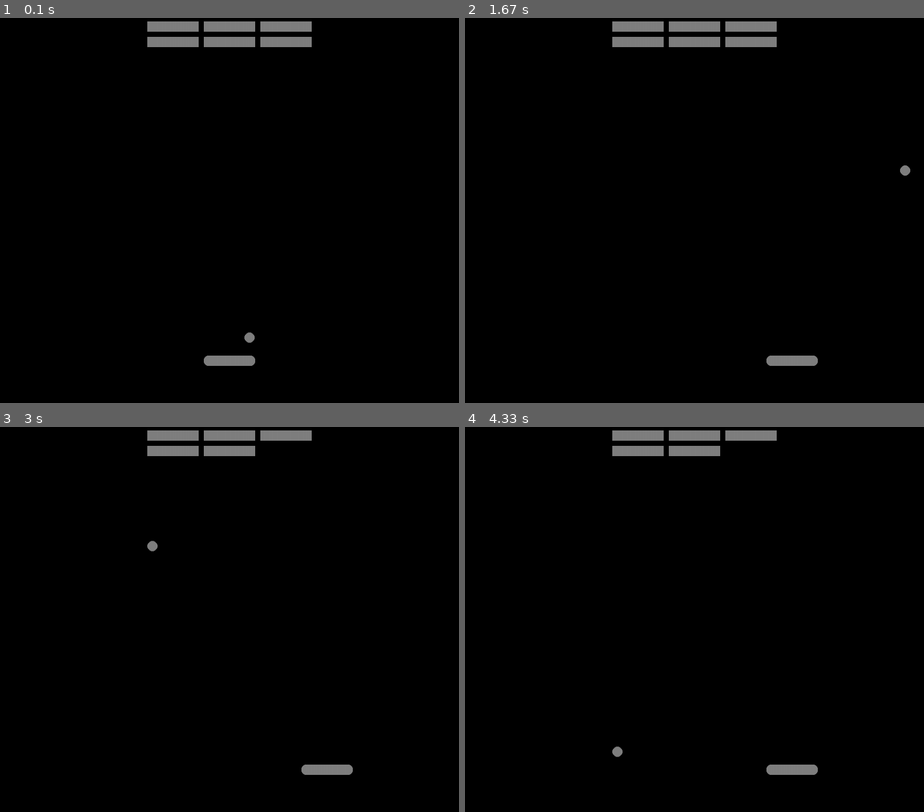
Above: before the commit, frames 1-4 (two rows, left to right).
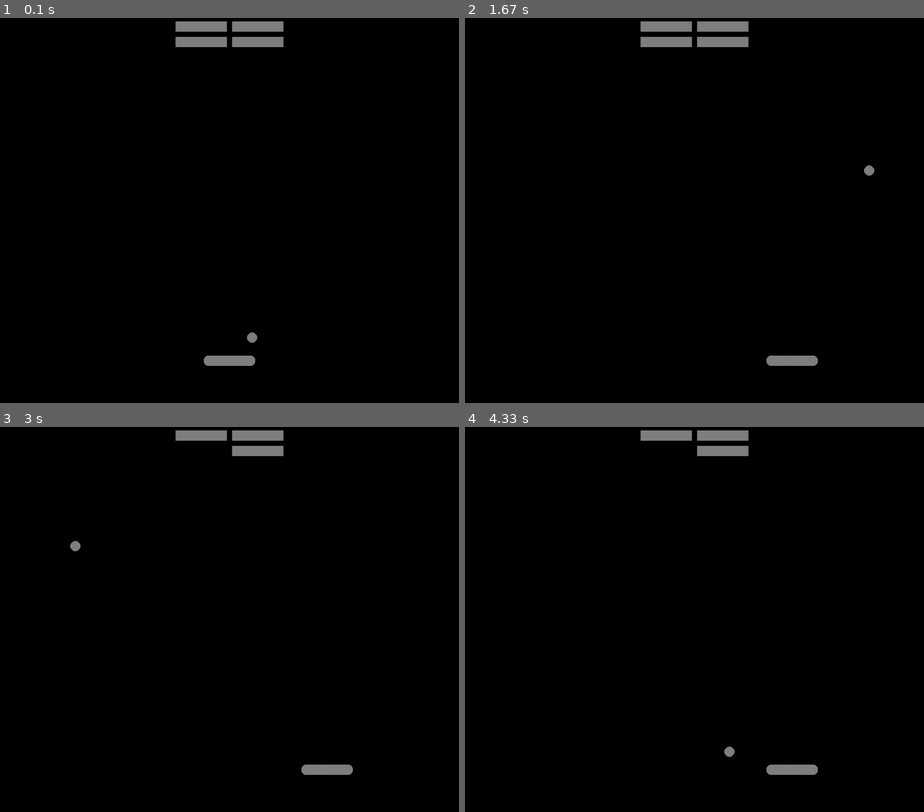
Above: after the commit, the same moments.

Repository: JohnWatersReal/Pygame-Breakout
Game: pygame game, started from Breakout.py
Same seed, same stepped clock (60 frames per second), same inputs: the game is played once before the commit and once after it.
Inputs:
- Up to frame 1 (0.1 s): no input
- Up to frame 2 (1.67 s): hold Esc 0.33-0.8 s; hold Right 0.33-0.8 s; hold Esc 0.83-1.3 s; hold Right from 1.33 s (still down)
- Up to frame 3 (3 s): release Right at 1.8 s; hold Right 1.83-2.3 s; hold Left 2.33-2.87 s; hold Left from 2.9 s (still down)
- Up to frame 4 (4.33 s): release Left at 3.3 s; hold Right 3.33-3.97 s; hold Left from 4 s (still down)

The runs differ from the first frame. In frame 1, 0.9% of the frame differs, in the area x 32-68%, y 0-85%; in frame 2, 0.9%; in frame 3, 1.2%; in frame 4, 1.2%, in the area x 32-68%, y 0-86%.

Commit message:
Began other states and relics

Diff:
--- a/Breakout.py
+++ b/Breakout.py
@@ -39,6 +39,13 @@
 ball_speed_y = 2 * ball_speed_x
 ball_vector = pygame.Vector2(ball_speed_x, ball_speed_y)
 player_width = 100
+relic_width = 20
+relic_height = 20
+
+# Transition states
+GAME_STATE = 0
+PLAY_SCREEN = 0
+RELIC_SCREEN = 1
 
 class Player(pygame.sprite.Sprite):
     def __init__(self, *groups):
@@ -87,6 +94,22 @@
             self.vector.x *= -1
         if (self.rect.y - 10 <= 0):
             self.vector.y *= -1
+
+class Relic(pygame.sprite.Sprite):
+    def __init__(self):
+        super().__init__()
+        self.surf = pygame.Surface((relic_width, relic_height))
+        self.rect = self.surf.get_rect()
+
+    def on_pickup():
+        return
+
+class Lengthen(Relic):
+    def __init__(self):
+        super().__init__()
+        self.name = "Lengthen"
+        self.desc = "Extend the paddle by 15%"
+        self.surf.fill(green)
 
 def spawn(xNumber, yNumber, array):
     for y in range(yNumber):
@@ -105,28 +128,10 @@
                 if event.key == K_ESCAPE:
                     paused = False
 
-# Global variables
-player = Player()
-projectile = Projectile(player)
-enemies = []
-
-# Game loop begin
-while True:
-
-    # Handle events
-    for event in pygame.event.get():
-        if event.type == QUIT:
-            pygame.quit() # close pygame window
-            sys.exit()    # stop the python script
-        elif event.type == KEYDOWN:
-            if event.key == K_ESCAPE:
-                pygame.draw.rect(DISPLAYSURF, white, pause_rect)
-                paused = score_font.render("PAUSED", True, black)
-                rect = paused.get_rect(center=(window_width/2, window_height/2))
-                DISPLAYSURF.blit(paused, rect)
-                pygame.display.update()
-                pause_check(True)
-
+def do_relic_loop():
+    DISPLAYSURF.fill(black)
+
+def do_play_loop():
     # Draw the background
     DISPLAYSURF.fill(black)
 
@@ -144,27 +149,17 @@
             projectile.vector.x *= -1
         else:
             projectile.rect.bottom = player.rect.top
-            # Calculate where on the paddle it hit (as a ratio)
-            hit_pos = (projectile.rect.x - player.x) / (player_width / 2)
+            # Calculate where on the paddle it hit
+            hit_pos = (projectile.rect.x - player.rect.x) / (player_width / 2)
 
             # Clamp between -1 (left) and 1 (right)
             hit_pos = max(-1, min(1, hit_pos))
-
-            # Define bounce angle range (e.g. -60° to 60°)
-            max_angle = 60
-
-            # Convert to radians
+            max_angle = 67
             angle = math.radians(hit_pos * max_angle)
 
-            # Set new vector — speed stays constant
+            # Make vector using the angle
             speed = projectile.vector.length()
             projectile.vector = pygame.Vector2(speed * math.sin(angle), -speed * math.cos(angle))
-
-    # Spawn enemies
-    if not enemies:
-        spawn(3, 2, enemies)
-    for entity in enemies:
-        entity.draw(DISPLAYSURF)
 
     # If projectile hits enemy
     i = projectile.rect.collidelist(enemies)
@@ -189,13 +184,55 @@
 
     i = -1
 
-    # player.rect.centerx = projectile.rect.centerx - uncomment to autoplay
-
-    # Show score
+    # Spawn enemies
+    for entity in enemies:
+        entity.draw(DISPLAYSURF)
+    if not enemies:
+        spawn(3, 2, enemies)
+        return RELIC_SCREEN
+    else:
+        return PLAY_SCREEN
+
+
+# Global variables
+player = Player()
+projectile = Projectile(player)
+enemies = []
+relic = Lengthen()
+
+
+# ===== GAME LOOP BEGIN ===== #
+while True:
+
+    # Handle events
+    for event in pygame.event.get():
+        if event.type == QUIT:
+            pygame.quit() # close pygame window
+            sys.exit()    # stop the python script
+        elif event.type == KEYDOWN:
+            if event.key == K_ESCAPE:
+                pygame.draw.rect(DISPLAYSURF, white, pause_rect)
+                paused = score_font.render("PAUSED", True, black)
+                rect = paused.get_rect(center=(window_width/2, window_height/2))
+                DISPLAYSURF.blit(paused, rect)
+                pygame.display.update()
+                pause_check(True)
+
+    if not enemies:
+        spawn(2, 2, enemies)
+    if GAME_STATE == PLAY_SCREEN:
+       GAME_STATE = do_play_loop()
+    elif GAME_STATE == RELIC_SCREEN:
+        do_relic_loop()
+
+    #player.rect.centerx = projectile.rect.centerx #- uncomment to autoplay
+
+
+    pygame.display.update()
+    FramePerSec.tick(FPS)
+
+# Show score - for reference
     # score_string = score_font.render(("Score: " + str(score)), True, white)
     # DISPLAYSURF.blit(score_string, (30, 30))
     # high_score_text = high_score_font.render(("High Score: " + str(high_score)), True, white)
     # DISPLAYSURF.blit(high_score_text, (30, 120))
-
-    pygame.display.update()
-    FramePerSec.tick(FPS)
